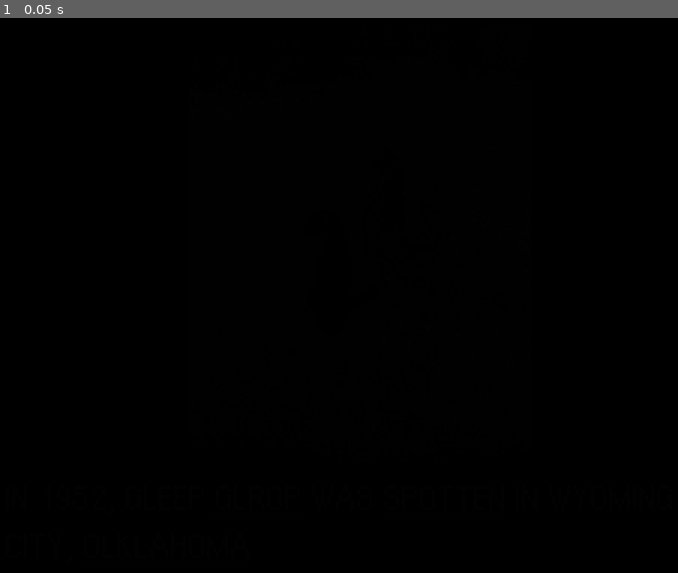
Above: before the commit, frame 1.
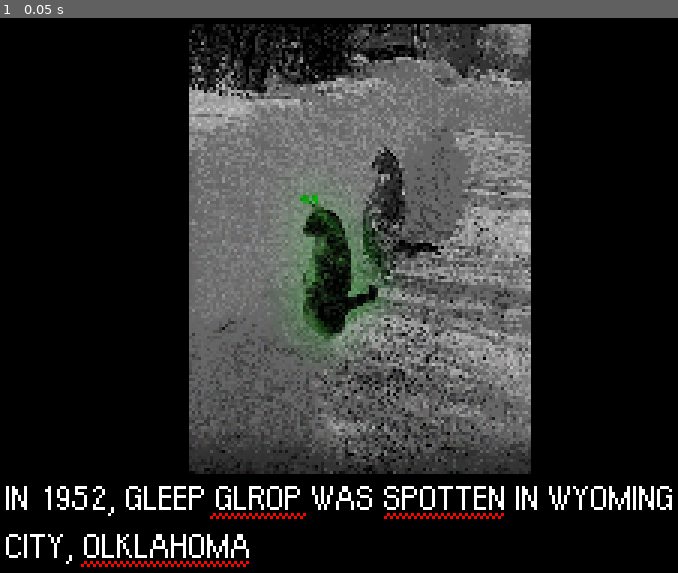
Above: after the commit, the same moment.

Repository: jjanzenn/gleep-glorp
Game: Godot game, scene res://intro/intro.tscn
Same seed, same stepped clock (60 frames per second), same inputs: the game is played once before the commit and once after it.
Inputs:
- Up to frame 1 (0.05 s): no input

The runs differ from the first frame. In frame 1, 40% of the frame differs, in the area x 0-100%, y 1-99%.

Commit message:
Organize intro so far

Diff:
--- a/intro/intro.tscn
+++ b/intro/intro.tscn
@@ -3,11 +3,6 @@
 [ext_resource type="Texture2D" uid="uid://cxkdjrsjgxc1i" path="res://intro/IN 1952, GLEEP GLORP WAS SPOTTEN IN WYOMING CITY OKLAHOMA copy.jpg" id="1_s003a"]
 [ext_resource type="FontFile" uid="uid://bideg67mphojc" path="res://earthbound-menu-extended/earthbound-menu-extended.ttf" id="2_upjyk"]
 [ext_resource type="Texture2D" uid="uid://cfyq7dvepfqee" path="res://intro/squiggly.png" id="3_jy1dj"]
-
-[sub_resource type="LabelSettings" id="LabelSettings_8qf2k"]
-line_spacing = 0.0
-font = ExtResource("2_upjyk")
-font_size = 11
 
 [sub_resource type="Animation" id="Animation_phrpn"]
 resource_name = "intro"
@@ -15,7 +10,7 @@
 tracks/0/type = "value"
 tracks/0/imported = false
 tracks/0/enabled = true
-tracks/0/path = NodePath("ColorRect2:modulate")
+tracks/0/path = NodePath("curtain:modulate")
 tracks/0/interp = 1
 tracks/0/loop_wrap = true
 tracks/0/keys = {
@@ -30,7 +25,7 @@
 tracks/0/type = "value"
 tracks/0/imported = false
 tracks/0/enabled = true
-tracks/0/path = NodePath("ColorRect2:modulate")
+tracks/0/path = NodePath("curtain:modulate")
 tracks/0/interp = 1
 tracks/0/loop_wrap = true
 tracks/0/keys = {
@@ -46,19 +41,37 @@
 "intro": SubResource("Animation_phrpn")
 }
 
+[sub_resource type="LabelSettings" id="LabelSettings_8qf2k"]
+line_spacing = 0.0
+font = ExtResource("2_upjyk")
+font_size = 11
+
 [node name="intro" type="Node2D"]
 
-[node name="ColorRect" type="ColorRect" parent="."]
-offset_right = 259.0
+[node name="AnimationPlayer" type="AnimationPlayer" parent="."]
+libraries = {
+"": SubResource("AnimationLibrary_dss23")
+}
+autoplay = "intro"
+
+[node name="background" type="ColorRect" parent="."]
+offset_right = 256.0
 offset_bottom = 192.0
 color = Color(0, 0, 0, 1)
 
-[node name="spotten" type="Sprite2D" parent="."]
+[node name="curtain" type="ColorRect" parent="."]
+offset_right = 256.0
+offset_bottom = 192.0
+color = Color(0, 0, 0, 1)
+
+[node name="slide1" type="Node2D" parent="."]
+
+[node name="spotten" type="Sprite2D" parent="slide1"]
 position = Vector2(128, 79)
 scale = Vector2(0.178125, 0.178125)
 texture = ExtResource("1_s003a")
 
-[node name="Label" type="Label" parent="."]
+[node name="Label" type="Label" parent="slide1"]
 anchors_preset = 7
 anchor_left = 0.5
 anchor_top = 1.0
@@ -74,100 +87,89 @@
 CITY, OLKLAHOMA"
 label_settings = SubResource("LabelSettings_8qf2k")
 
-[node name="AnimationPlayer" type="AnimationPlayer" parent="."]
-libraries = {
-"": SubResource("AnimationLibrary_dss23")
-}
-autoplay = "intro"
-
-[node name="GLROP" type="Sprite2D" parent="."]
+[node name="GLROP" type="Sprite2D" parent="slide1"]
 position = Vector2(82, 165)
 texture = ExtResource("3_jy1dj")
 
-[node name="squiggly" type="Sprite2D" parent="GLROP"]
+[node name="squiggly" type="Sprite2D" parent="slide1/GLROP"]
 position = Vector2(8, 0)
 texture = ExtResource("3_jy1dj")
 
-[node name="squiggly" type="Sprite2D" parent="GLROP/squiggly"]
+[node name="squiggly" type="Sprite2D" parent="slide1/GLROP/squiggly"]
 position = Vector2(8, 0)
 texture = ExtResource("3_jy1dj")
 
-[node name="squiggly" type="Sprite2D" parent="GLROP/squiggly/squiggly"]
+[node name="squiggly" type="Sprite2D" parent="slide1/GLROP/squiggly/squiggly"]
 position = Vector2(8, 0)
 texture = ExtResource("3_jy1dj")
 
-[node name="squiggly" type="Sprite2D" parent="GLROP/squiggly/squiggly/squiggly"]
+[node name="squiggly" type="Sprite2D" parent="slide1/GLROP/squiggly/squiggly/squiggly"]
 visible = false
 position = Vector2(8, 0)
 texture = ExtResource("3_jy1dj")
 
-[node name="squiggly" type="Sprite2D" parent="GLROP/squiggly/squiggly/squiggly/squiggly"]
+[node name="squiggly" type="Sprite2D" parent="slide1/GLROP/squiggly/squiggly/squiggly/squiggly"]
 position = Vector2(8, 0)
 texture = ExtResource("3_jy1dj")
 
-[node name="squiggly" type="Sprite2D" parent="GLROP/squiggly/squiggly/squiggly/squiggly/squiggly"]
+[node name="squiggly" type="Sprite2D" parent="slide1/GLROP/squiggly/squiggly/squiggly/squiggly/squiggly"]
 position = Vector2(8, 0)
 texture = ExtResource("3_jy1dj")
 
-[node name="OLKLAHOMA" type="Sprite2D" parent="."]
+[node name="OLKLAHOMA" type="Sprite2D" parent="slide1"]
 position = Vector2(39, 181)
 texture = ExtResource("3_jy1dj")
 
-[node name="squiggly" type="Sprite2D" parent="OLKLAHOMA"]
+[node name="squiggly" type="Sprite2D" parent="slide1/OLKLAHOMA"]
 position = Vector2(8, 0)
 texture = ExtResource("3_jy1dj")
 
-[node name="squiggly" type="Sprite2D" parent="OLKLAHOMA/squiggly"]
+[node name="squiggly" type="Sprite2D" parent="slide1/OLKLAHOMA/squiggly"]
 position = Vector2(8, 0)
 texture = ExtResource("3_jy1dj")
 
-[node name="squiggly" type="Sprite2D" parent="OLKLAHOMA/squiggly/squiggly"]
+[node name="squiggly" type="Sprite2D" parent="slide1/OLKLAHOMA/squiggly/squiggly"]
 position = Vector2(8, 0)
 texture = ExtResource("3_jy1dj")
 
-[node name="squiggly" type="Sprite2D" parent="OLKLAHOMA/squiggly/squiggly/squiggly"]
+[node name="squiggly" type="Sprite2D" parent="slide1/OLKLAHOMA/squiggly/squiggly/squiggly"]
 position = Vector2(8, 0)
 texture = ExtResource("3_jy1dj")
 
-[node name="squiggly" type="Sprite2D" parent="OLKLAHOMA/squiggly/squiggly/squiggly/squiggly"]
+[node name="squiggly" type="Sprite2D" parent="slide1/OLKLAHOMA/squiggly/squiggly/squiggly/squiggly"]
 position = Vector2(8, 0)
 texture = ExtResource("3_jy1dj")
 
-[node name="squiggly" type="Sprite2D" parent="OLKLAHOMA/squiggly/squiggly/squiggly/squiggly/squiggly"]
+[node name="squiggly" type="Sprite2D" parent="slide1/OLKLAHOMA/squiggly/squiggly/squiggly/squiggly/squiggly"]
 position = Vector2(8, 0)
 texture = ExtResource("3_jy1dj")
 
-[node name="SPOTTEN" type="Sprite2D" parent="."]
+[node name="SPOTTEN" type="Sprite2D" parent="slide1"]
 position = Vector2(140, 165)
 texture = ExtResource("3_jy1dj")
 
-[node name="squiggly" type="Sprite2D" parent="SPOTTEN"]
+[node name="squiggly" type="Sprite2D" parent="slide1/SPOTTEN"]
 position = Vector2(8, 0)
 texture = ExtResource("3_jy1dj")
 
-[node name="squiggly" type="Sprite2D" parent="SPOTTEN/squiggly"]
+[node name="squiggly" type="Sprite2D" parent="slide1/SPOTTEN/squiggly"]
 position = Vector2(8, 0)
 texture = ExtResource("3_jy1dj")
 
-[node name="squiggly" type="Sprite2D" parent="SPOTTEN/squiggly/squiggly"]
+[node name="squiggly" type="Sprite2D" parent="slide1/SPOTTEN/squiggly/squiggly"]
 position = Vector2(8, 0)
 texture = ExtResource("3_jy1dj")
 
-[node name="squiggly" type="Sprite2D" parent="SPOTTEN/squiggly/squiggly/squiggly"]
+[node name="squiggly" type="Sprite2D" parent="slide1/SPOTTEN/squiggly/squiggly/squiggly"]
 position = Vector2(8, 0)
 texture = ExtResource("3_jy1dj")
 
-[node name="squiggly" type="Sprite2D" parent="SPOTTEN/squiggly/squiggly/squiggly/squiggly"]
+[node name="squiggly" type="Sprite2D" parent="slide1/SPOTTEN/squiggly/squiggly/squiggly/squiggly"]
 visible = false
 position = Vector2(8, 0)
 texture = ExtResource("3_jy1dj")
 
-[node name="squiggly" type="Sprite2D" parent="SPOTTEN/squiggly/squiggly/squiggly/squiggly/squiggly"]
+[node name="squiggly" type="Sprite2D" parent="slide1/SPOTTEN/squiggly/squiggly/squiggly/squiggly/squiggly"]
 visible = false
 position = Vector2(8, 0)
 texture = ExtResource("3_jy1dj")
-
-[node name="ColorRect2" type="ColorRect" parent="."]
-offset_right = 275.0
-offset_bottom = 207.0
-color = Color(0, 0, 0, 1)
